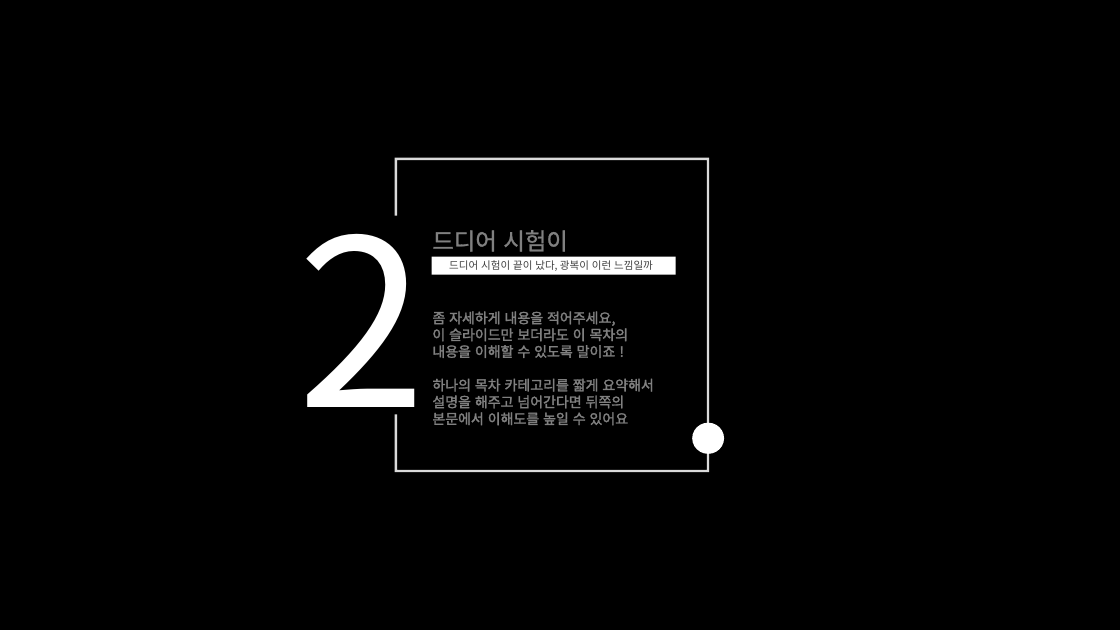
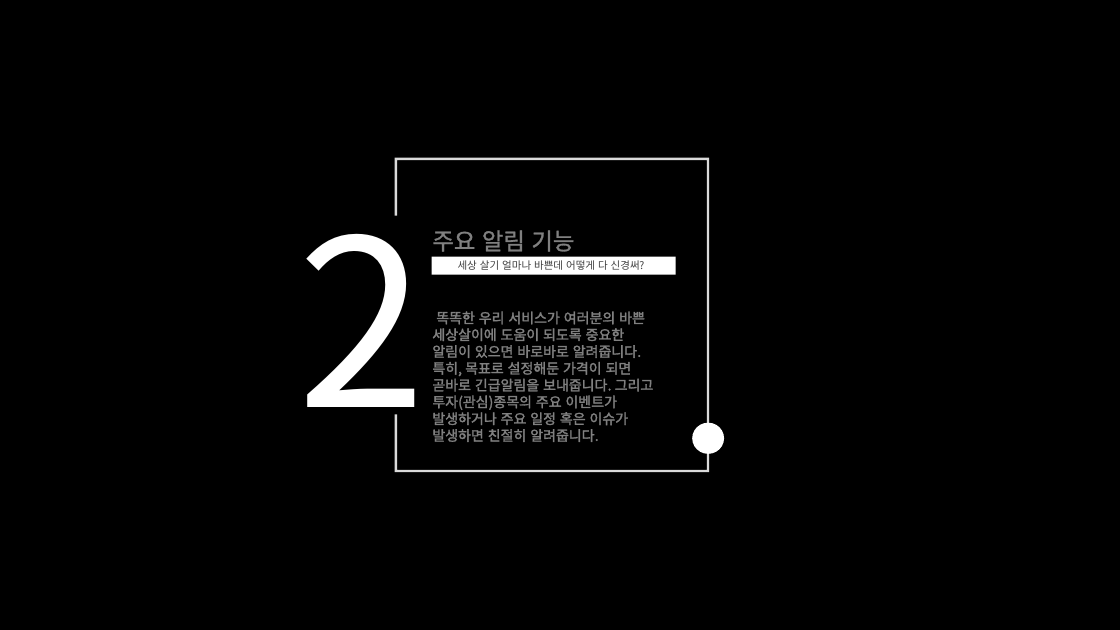
Before and after one commit to leo-kimm/project_N, a slide deck: slide 6 of 서비스 청사진.pptx (slide 5 before the commit). Drawn at 1120x630 pixels with LibreOffice and Linux fonts; fonts in the diff are those of the drawing. Boxes give left, top, right and bottom in pixels: in the first picture for what was removed or moved away, otherwise in the second. Text is boxed around its words. In the diff, an @@ line names an element or a change of style, - is before the commit and + after.

```diff
--- a/서비스 청사진.pptx
+++ b/서비스 청사진.pptx
@@ text at [432,230,574,252]: text changed @@
-드디어 시험이
+주요 알림 기능
@@ text at [458,260,645,270]: text changed @@
-드디어 시험이 끝이 났다, 광복이 이런 느낌일까
+세상 살기 얼마나 바쁜데 어떻게 다 신경써?
@@ text at [432,311,654,442]: text changed @@
-좀 자세하게 내용을 적어주세요,
-이 슬라이드만 보더라도 이 목차의
-내용을 이해할 수 있도록 말이죠 !
-하나의 목차 카테고리를 짧게 요약해서
-설명을 해주고 넘어간다면 뒤쪽의
-본문에서 이해도를 높일 수 있어요
+똑똑한 우리 서비스가 여러분의 바쁜 세상살이에 도움이 되도록 중요한 알림이 있으면 바로바로 알려줍니다. 특히, 목표로 설정해둔 가격이 되면 곧바로 긴급알림을 보내줍니다. 그리고 투자(관심)종목의 주요 이벤트가 발생하거나 주요 일정 혹은 이슈가 발생하면 친절히 알려줍니다.
```
Also in this commit, not shown: 7 other slides changed, 8 slides added, 3 slides removed.
